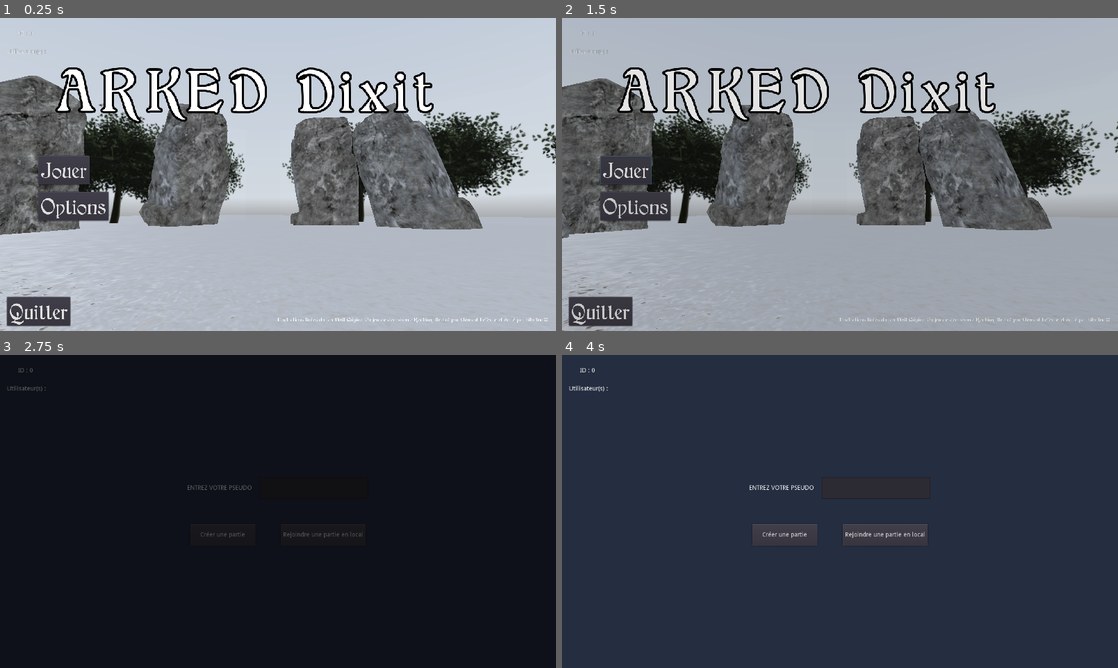
Above: before the commit, frames 1-4 (two rows, left to right).
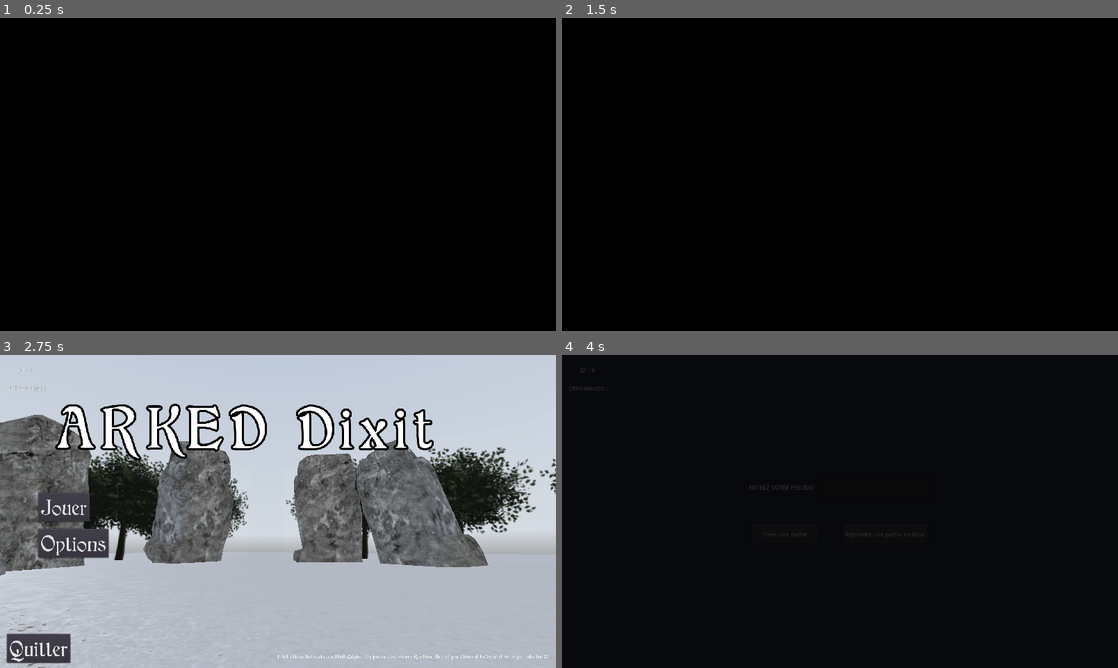
Above: after the commit, the same moments.

Repository: ArthurBajt/ARKED-Dixit-GODOT
Game: Godot game, scene res://Scenes/Intro&Outro/Intro.tscn
The game is run twice, just before and just after one commit, with the same random seed, the same clock (stepped at 60 frames per second) and the same inputs. Before the commit the project starts from res://Scenes/MenuPrincipal/MenuPrincipal.tscn. A sky picture missing from this copy of the repository is replaced by a grey-blue gradient.
Inputs (mouse positions are in pixels of both pictures, inside the frame that each line leads up to):
- Up to frame 1 (0.25 s): no input
- Up to frame 2 (1.5 s): click (634, 205) at 0.5 s, where only the run before the commit has a clickable "Options"; click (623, 171) at 1.25 s, where only the run before the commit has a clickable "Jouer"
- Up to frame 3 (2.75 s): click "Options" at 2 s
- Up to frame 4 (4 s): click (623, 508) at 2.75 s, where only the run after the commit has a clickable "Jouer"; click (623, 508) at 3.5 s, where only the run after the commit has a clickable "Jouer"

The runs differ from the first frame. In frame 1, 95% of the frame differs, in the area x 0-100%, y 0-100%; in frame 2, 95%; in frame 3, 96%; in frame 4, 100%.

Commit message:
Option UI et Intro/outro

Diff:
--- /dev/null
+++ b/Assets/Font/CatChild_base_24.tres
@@ -0,0 +1,7 @@
+[gd_resource type="DynamicFont" load_steps=2 format=2]
+
+[ext_resource path="res://Assets/Font/CATChilds.ttf" type="DynamicFontData" id=1]
+
+[resource]
+size = 24
+font_data = ExtResource( 1 )
--- a/Assets/Values/Strings.json
+++ b/Assets/Values/Strings.json
@@ -4,9 +4,17 @@
   "titreJeu": "ARKED Dixit",
   "copyright": "Illustrations tirées du jeu Dixit Origins. Un jeu de Jean-Louis Roubira, illustré par Clément Lefèvre et édité par Libellud©",
 
+  "introDisclamer": "Ce jeu est une preuve de concept pour un projet universitaire.\nIl n'est pas destiné à être distribué.",
+
+  "outroMessage": "Merci d'avoir jouer.",
+
   "btnJouer": "Jouer",
   "btnOptions": "Options",
   "btnQuitter": "Quitter",
+
+  "optionsTitre":"Options",
+  "optionsMusique":"Musique",
+  "optionsSfx":"SFX",
 
   "buttonCreer": "Créer une partie",
   "buttonRejoindre": "Rejoindre une partie en local",
--- /dev/null
+++ b/Scenes/Intro&Outro/Intro.gd
@@ -0,0 +1,17 @@
+extends Node
+
+func _ready():
+	$AnimationPlayer.connect("animation_finished", self, "skip")
+
+	$Ui/Bk/VBoxContainer/disclamer.text = R.getString("introDisclamer")
+	$Ui/Bk/VBoxContainer2/copyRight.text = R.getString("copyright")
+	$AnimationPlayer.play("intro")
+
+
+func _input(event):
+	if event.is_pressed():
+		self.skip()
+
+func skip(_value=null):
+	$AnimationPlayer.disconnect("animation_finished", self, "skip")
+	Transition.transitionVers("res://Scenes/MenuPrincipal/MenuPrincipal.tscn")
--- /dev/null
+++ b/Scenes/Intro&Outro/Intro.tscn
@@ -0,0 +1,147 @@
+[gd_scene load_steps=5 format=2]
+
+[ext_resource path="res://Scenes/Intro&Outro/Intro.gd" type="Script" id=1]
+[ext_resource path="res://Assets/Font/CatChild_base_48.tres" type="DynamicFont" id=2]
+[ext_resource path="res://Assets/Font/CatChild_base_24.tres" type="DynamicFont" id=3]
+
+[sub_resource type="Animation" id=1]
+resource_name = "intro"
+length = 7.0
+tracks/0/type = "bezier"
+tracks/0/path = NodePath("Ui/Bk/VBoxContainer/disclamer:modulate:r")
+tracks/0/interp = 1
+tracks/0/loop_wrap = true
+tracks/0/imported = false
+tracks/0/enabled = true
+tracks/0/keys = {
+"points": PoolRealArray( 1, -0.25, 0, 0.25, 0, 1, -0.25, 0, 0.25, 0, 1, -0.25, 0, 0.25, 0, 1, -0.25, 0, 0.25, 0, 1, -0.25, 0, 0.25, 0 ),
+"times": PoolRealArray( 0, 0.5, 1, 3.5, 4 )
+}
+tracks/1/type = "bezier"
+tracks/1/path = NodePath("Ui/Bk/VBoxContainer/disclamer:modulate:g")
+tracks/1/interp = 1
+tracks/1/loop_wrap = true
+tracks/1/imported = false
+tracks/1/enabled = true
+tracks/1/keys = {
+"points": PoolRealArray( 1, -0.25, 0, 0.25, 0, 1, -0.25, 0, 0.25, 0, 1, -0.25, 0, 0.25, 0, 1, -0.25, 0, 0.25, 0, 1, -0.25, 0, 0.25, 0 ),
+"times": PoolRealArray( 0, 0.5, 1, 3.5, 4 )
+}
+tracks/2/type = "bezier"
+tracks/2/path = NodePath("Ui/Bk/VBoxContainer/disclamer:modulate:b")
+tracks/2/interp = 1
+tracks/2/loop_wrap = true
+tracks/2/imported = false
+tracks/2/enabled = true
+tracks/2/keys = {
+"points": PoolRealArray( 1, -0.25, 0, 0.25, 0, 1, -0.25, 0, 0.25, 0, 1, -0.25, 0, 0.25, 0, 1, -0.25, 0, 0.25, 0, 1, -0.25, 0, 0.25, 0 ),
+"times": PoolRealArray( 0, 0.5, 1, 3.5, 4 )
+}
+tracks/3/type = "bezier"
+tracks/3/path = NodePath("Ui/Bk/VBoxContainer/disclamer:modulate:a")
+tracks/3/interp = 1
+tracks/3/loop_wrap = true
+tracks/3/imported = false
+tracks/3/enabled = true
+tracks/3/keys = {
+"points": PoolRealArray( 0, -0.25, 0, 0.25, 0, 0, -0.25, 0, 0.25, 0, 1, -0.25, 0, 0.25, 0, 1, -0.25, 0, 0.25, 0, 0, -0.25, 0, 0.25, 0 ),
+"times": PoolRealArray( 0, 0.5, 1, 3.5, 4 )
+}
+tracks/4/type = "bezier"
+tracks/4/path = NodePath("Ui/Bk/VBoxContainer2/copyRight:modulate:r")
+tracks/4/interp = 1
+tracks/4/loop_wrap = true
+tracks/4/imported = false
+tracks/4/enabled = true
+tracks/4/keys = {
+"points": PoolRealArray( 1, -0.25, 0, 0.25, 0, 1, -0.25, 0, 0.25, 0, 1, -0.25, 0, 0.25, 0, 1, -0.25, 0, 0.25, 0, 1, -0.25, 0, 0.25, 0 ),
+"times": PoolRealArray( 0, 4, 4.5, 6.5, 7 )
+}
+tracks/5/type = "bezier"
+tracks/5/path = NodePath("Ui/Bk/VBoxContainer2/copyRight:modulate:g")
+tracks/5/interp = 1
+tracks/5/loop_wrap = true
+tracks/5/imported = false
+tracks/5/enabled = true
+tracks/5/keys = {
+"points": PoolRealArray( 1, -0.25, 0, 0.25, 0, 1, -0.25, 0, 0.25, 0, 1, -0.25, 0, 0.25, 0, 1, -0.25, 0, 0.25, 0, 1, -0.25, 0, 0.25, 0 ),
+"times": PoolRealArray( 0, 4, 4.5, 6.5, 7 )
+}
+tracks/6/type = "bezier"
+tracks/6/path = NodePath("Ui/Bk/VBoxContainer2/copyRight:modulate:b")
+tracks/6/interp = 1
+tracks/6/loop_wrap = true
+tracks/6/imported = false
+tracks/6/enabled = true
+tracks/6/keys = {
+"points": PoolRealArray( 1, -0.25, 0, 0.25, 0, 1, -0.25, 0, 0.25, 0, 1, -0.25, 0, 0.25, 0, 1, -0.25, 0, 0.25, 0, 1, -0.25, 0, 0.25, 0 ),
+"times": PoolRealArray( 0, 4, 4.5, 6.5, 7 )
+}
+tracks/7/type = "bezier"
+tracks/7/path = NodePath("Ui/Bk/VBoxContainer2/copyRight:modulate:a")
+tracks/7/interp = 1
+tracks/7/loop_wrap = true
+tracks/7/imported = false
+tracks/7/enabled = true
+tracks/7/keys = {
+"points": PoolRealArray( 0, -0.25, 0, 0.25, 0, 0, -0.25, 0, 0.25, 0, 1, -0.25, 0, 0.25, 0, 1, -0.25, 0, 0.25, 0, 0, -0.25, 0, 0.25, 0 ),
+"times": PoolRealArray( 0, 4, 4.5, 6.5, 7 )
+}
+
+[node name="Intro" type="Node"]
+script = ExtResource( 1 )
+
+[node name="Ui" type="Control" parent="."]
+anchor_right = 1.0
+anchor_bottom = 1.0
+__meta__ = {
+"_edit_use_anchors_": false
+}
+
+[node name="Bk" type="ColorRect" parent="Ui"]
+anchor_right = 1.0
+anchor_bottom = 1.0
+color = Color( 0, 0, 0, 1 )
+__meta__ = {
+"_edit_use_anchors_": false
+}
+
+[node name="VBoxContainer" type="VBoxContainer" parent="Ui/Bk"]
+anchor_right = 1.0
+anchor_bottom = 1.0
+alignment = 1
+__meta__ = {
+"_edit_use_anchors_": false
+}
+
+[node name="disclamer" type="Label" parent="Ui/Bk/VBoxContainer"]
+modulate = Color( 1, 1, 1, 0 )
+margin_top = 330.0
+margin_right = 1280.0
+margin_bottom = 390.0
+custom_fonts/font = ExtResource( 2 )
+text = "Ce jeu est une preuve de concept..."
+align = 1
+__meta__ = {
+"_edit_use_anchors_": false
+}
+
+[node name="VBoxContainer2" type="VBoxContainer" parent="Ui/Bk"]
+anchor_right = 1.0
+anchor_bottom = 1.0
+alignment = 1
+__meta__ = {
+"_edit_use_anchors_": false
+}
+
+[node name="copyRight" type="Label" parent="Ui/Bk/VBoxContainer2"]
+modulate = Color( 1, 1, 1, 0 )
+margin_top = 345.0
+margin_right = 1280.0
+margin_bottom = 375.0
+custom_fonts/font = ExtResource( 3 )
+text = "copyright copyright ..."
+align = 1
+
+[node name="AnimationPlayer" type="AnimationPlayer" parent="."]
+anims/intro = SubResource( 1 )
--- /dev/null
+++ b/Scenes/Intro&Outro/Outro.gd
@@ -0,0 +1,16 @@
+extends Node
+
+
+func _ready():
+	$Ui/ColorRect/VBoxContainer/outroMessage.text = R.getString("outroMessage")
+	$AnimationPlayer.connect("animation_finished", self, "skip")
+	$AnimationPlayer.play("outro")
+
+
+func _input(event):
+	if event.is_pressed():
+		self.skip()
+
+
+func skip(_value=null):
+	get_tree().quit()
--- /dev/null
+++ b/Scenes/Intro&Outro/Outro.tscn
@@ -0,0 +1,83 @@
+[gd_scene load_steps=4 format=2]
+
+[ext_resource path="res://Scenes/Intro&Outro/Outro.gd" type="Script" id=1]
+[ext_resource path="res://Assets/Font/CatChild_base_48.tres" type="DynamicFont" id=2]
+
+[sub_resource type="Animation" id=1]
+resource_name = "outro"
+length = 3.0
+tracks/0/type = "bezier"
+tracks/0/path = NodePath("Ui/ColorRect/VBoxContainer/outroMessage:modulate:r")
+tracks/0/interp = 1
+tracks/0/loop_wrap = true
+tracks/0/imported = false
+tracks/0/enabled = true
+tracks/0/keys = {
+"points": PoolRealArray( 1, -0.25, 0, 0.25, 0, 1, -0.25, 0, 0.25, 0, 1, -0.25, 0, 0.25, 0 ),
+"times": PoolRealArray( 0, 2, 3 )
+}
+tracks/1/type = "bezier"
+tracks/1/path = NodePath("Ui/ColorRect/VBoxContainer/outroMessage:modulate:g")
+tracks/1/interp = 1
+tracks/1/loop_wrap = true
+tracks/1/imported = false
+tracks/1/enabled = true
+tracks/1/keys = {
+"points": PoolRealArray( 1, -0.25, 0, 0.25, 0, 1, -0.25, 0, 0.25, 0, 1, -0.25, 0, 0.25, 0 ),
+"times": PoolRealArray( 0, 2, 3 )
+}
+tracks/2/type = "bezier"
+tracks/2/path = NodePath("Ui/ColorRect/VBoxContainer/outroMessage:modulate:b")
+tracks/2/interp = 1
+tracks/2/loop_wrap = true
+tracks/2/imported = false
+tracks/2/enabled = true
+tracks/2/keys = {
+"points": PoolRealArray( 1, -0.25, 0, 0.25, 0, 1, -0.25, 0, 0.25, 0, 1, -0.25, 0, 0.25, 0 ),
+"times": PoolRealArray( 0, 2, 3 )
+}
+tracks/3/type = "bezier"
+tracks/3/path = NodePath("Ui/ColorRect/VBoxContainer/outroMessage:modulate:a")
+tracks/3/interp = 1
+tracks/3/loop_wrap = true
+tracks/3/imported = false
+tracks/3/enabled = true
+tracks/3/keys = {
+"points": PoolRealArray( 1, -0.25, 0, 0.25, 0, 1, -0.25, 0, 0.25, 0, 0, -0.25, 0, 0.25, 0 ),
+"times": PoolRealArray( 0, 2, 3 )
+}
+
+[node name="Outro" type="Node"]
+script = ExtResource( 1 )
+
+[node name="Ui" type="Control" parent="."]
+anchor_right = 1.0
+anchor_bottom = 1.0
+__meta__ = {
+"_edit_use_anchors_": false
+}
+
+[node name="ColorRect" type="ColorRect" parent="Ui"]
+anchor_right = 1.0
+anchor_bottom = 1.0
+color = Color( 0, 0, 0, 1 )
+__meta__ = {
+"_edit_use_anchors_": false
+}
+
+[node name="VBoxContainer" type="VBoxContainer" parent="Ui/ColorRect"]
+anchor_right = 1.0
+anchor_bottom = 1.0
+alignment = 2
+
+[node name="outroMessage" type="Label" parent="Ui/ColorRect/VBoxContainer"]
+modulate = Color( 1, 1, 1, 0 )
+margin_top = 660.0
+margin_right = 1280.0
+margin_bottom = 720.0
+custom_fonts/font = ExtResource( 2 )
+text = "Merci d'avoir jouer."
+align = 2
+
+[node name="AnimationPlayer" type="AnimationPlayer" parent="."]
+anims/outro = SubResource( 1 )
--- /dev/null
+++ b/Scenes/Options/Options.gd
@@ -0,0 +1,26 @@
+class_name Options
+extends Node
+
+onready var labelTitre = $HBoxContainer/Panel/VBoxContainer/LabelTitre
+
+
+func _ready():
+	self.cache()
+
+	$HBoxContainer/Panel/VBoxContainer/LabelTitre.text = R.getString("optionsTitre")
+	$HBoxContainer/Panel/VBoxContainer/LabelMusique.text = R.getString("optionsMusique")
+	$HBoxContainer/Panel/VBoxContainer/LabelSfx.text = R.getString("optionsSfx")
+
+
+func affiche():
+	get_parent().move_child( self, get_parent().get_child_count())
+	self.visible = true
+
+
+func cache():
+	self.visible = false
+
+
+
+func _on_ButtonFermer_pressed():
+	self.cache()
--- /dev/null
+++ b/Scenes/Options/Options.tscn
@@ -0,0 +1,155 @@
+[gd_scene load_steps=5 format=2]
+
+[ext_resource path="res://Assets/Font/CatChild_base_64.tres" type="DynamicFont" id=1]
+[ext_resource path="res://Scenes/Options/Options.gd" type="Script" id=2]
+[ext_resource path="res://Assets/Font/CatChild_base_12.tres" type="DynamicFont" id=3]
+[ext_resource path="res://Assets/Font/CatChild_base_48.tres" type="DynamicFont" id=4]
+
+[node name="Options" type="Control"]
+anchor_right = 1.0
+anchor_bottom = 1.0
+script = ExtResource( 2 )
+__meta__ = {
+"_edit_use_anchors_": false
+}
+
+[node name="ColorRect" type="ColorRect" parent="."]
+anchor_right = 1.0
+anchor_bottom = 1.0
+color = Color( 0, 0, 0, 0.784314 )
+__meta__ = {
+"_edit_use_anchors_": false
+}
+
+[node name="HBoxContainer" type="HBoxContainer" parent="."]
+anchor_right = 1.0
+anchor_bottom = 1.0
+alignment = 1
+__meta__ = {
+"_edit_use_anchors_": false
+}
+
+[node name="Panel" type="Panel" parent="HBoxContainer"]
+margin_left = 390.0
+margin_right = 890.0
+margin_bottom = 720.0
+rect_min_size = Vector2( 500, 500 )
+__meta__ = {
+"_edit_use_anchors_": false
+}
+
+[node name="VBoxContainer" type="VBoxContainer" parent="HBoxContainer/Panel"]
+anchor_right = 1.0
+anchor_bottom = 1.0
+alignment = 1
+__meta__ = {
+"_edit_use_anchors_": false
+}
+
+[node name="LabelTitre" type="Label" parent="HBoxContainer/Panel/VBoxContainer"]
+margin_top = 232.0
+margin_right = 500.0
+margin_bottom = 311.0
+custom_fonts/font = ExtResource( 1 )
+text = "Options"
+align = 1
+valign = 1
+
+[node name="LabelMusique" type="Label" parent="HBoxContainer/Panel/VBoxContainer"]
+margin_top = 315.0
+margin_right = 500.0
+margin_bottom = 375.0
+custom_fonts/font = ExtResource( 4 )
+text = "Musique"
+align = 1
+valign = 1
+
+[node name="HBoxMusique" type="HBoxContainer" parent="HBoxContainer/Panel/VBoxContainer"]
+margin_top = 379.0
+margin_right = 500.0
+margin_bottom = 399.0
+alignment = 1
+__meta__ = {
+"_edit_use_anchors_": false
+}
+
+[node name="ButtonMusiqueMoins" type="Button" parent="HBoxContainer/Panel/VBoxContainer/HBoxMusique"]
+margin_left = 206.0
+margin_right = 226.0
+margin_bottom = 20.0
+rect_pivot_offset = Vector2( -1283.07, -114.851 )
+text = "<"
+
+[node name="LabelMusiqueValeur" type="Label" parent="HBoxContainer/Panel/VBoxContainer/HBoxMusique"]
+margin_left = 230.0
+margin_top = 2.0
+margin_right = 270.0
+margin_bottom = 17.0
+custom_fonts/font = ExtResource( 3 )
+text = "----------"
+align = 1
+valign = 1
+
+[node name="ButtonMusiquePlus" type="Button" parent="HBoxContainer/Panel/VBoxContainer/HBoxMusique"]
+margin_left = 274.0
+margin_right = 294.0
+margin_bottom = 20.0
+rect_pivot_offset = Vector2( -1283.07, -114.851 )
+text = ">"
+
+[node name="LabelSfx" type="Label" parent="HBoxContainer/Panel/VBoxContainer"]
+margin_top = 403.0
+margin_right = 500.0
+margin_bottom = 463.0
+custom_fonts/font = ExtResource( 4 )
+text = "SFX"
+align = 1
+valign = 1
+__meta__ = {
+"_edit_use_anchors_": false
+}
+
+[node name="HBoxSfx" type="HBoxContainer" parent="HBoxContainer/Panel/VBoxContainer"]
+margin_top = 467.0
+margin_right = 500.0
+margin_bottom = 487.0
+alignment = 1
+__meta__ = {
+"_edit_use_anchors_": false
+}
+
+[node name="ButtonSfxMoins" type="Button" parent="HBoxContainer/Panel/VBoxContainer/HBoxSfx"]
+margin_left = 206.0
+margin_right = 226.0
+margin_bottom = 20.0
+rect_pivot_offset = Vector2( -1283.07, -114.851 )
+text = "<"
+
+[node name="LabelSfxValeur" type="Label" parent="HBoxContainer/Panel/VBoxContainer/HBoxSfx"]
+margin_left = 230.0
+margin_top = 2.0
+margin_right = 270.0
+margin_bottom = 17.0
+custom_fonts/font = ExtResource( 3 )
+text = "----------"
+align = 1
+valign = 1
+
+[node name="ButtonSfxPlus" type="Button" parent="HBoxContainer/Panel/VBoxContainer/HBoxSfx"]
+margin_left = 274.0
+margin_right = 294.0
+margin_bottom = 20.0
+rect_pivot_offset = Vector2( -1283.07, -114.851 )
+text = ">"
+
+[node name="ButtonFermer" type="Button" parent="HBoxContainer/Panel"]
+margin_right = 50.0
+margin_bottom = 66.0
+rect_min_size = Vector2( 50, 50 )
+custom_fonts/font = ExtResource( 4 )
+text = "X"
+__meta__ = {
+"_edit_use_anchors_": false
+}
+
+[connection signal="pressed" from="HBoxContainer/Panel/ButtonFermer" to="." method="_on_ButtonFermer_pressed"]
--- a/Scenes/TransitionScene/TransitionScene.tscn
+++ b/Scenes/TransitionScene/TransitionScene.tscn
@@ -47,6 +47,7 @@
 
 [sub_resource type="Animation" id=2]
 resource_name = "fadeOut"
+length = 0.5
 tracks/0/type = "bezier"
 tracks/0/path = NodePath("ColorRect:color:r")
 tracks/0/interp = 1
@@ -55,7 +56,7 @@
 tracks/0/enabled = true
 tracks/0/keys = {
 "points": PoolRealArray( 0, -0.25, 0, 0.25, 0, 0, -0.25, 0, 0.25, 0 ),
-"times": PoolRealArray( 0, 1 )
+"times": PoolRealArray( 0, 0.5 )
 }
 tracks/1/type = "bezier"
 tracks/1/path = NodePath("ColorRect:color:g")
@@ -65,7 +66,7 @@
 tracks/1/enabled = true
 tracks/1/keys = {
 "points": PoolRealArray( 0, -0.25, 0, 0.25, 0, 0, -0.25, 0, 0.25, 0 ),
-"times": PoolRealArray( 0, 1 )
+"times": PoolRealArray( 0, 0.5 )
 }
 tracks/2/type = "bezier"
 tracks/2/path = NodePath("ColorRect:color:b")
@@ -75,7 +76,7 @@
 tracks/2/enabled = true
 tracks/2/keys = {
 "points": PoolRealArray( 0, -0.25, 0, 0.25, 0, 0, -0.25, 0, 0.25, 0 ),
-"times": PoolRealArray( 0, 1 )
+"times": PoolRealArray( 0, 0.5 )
 }
 tracks/3/type = "bezier"
 tracks/3/path = NodePath("ColorRect:color:a")
@@ -85,7 +86,7 @@
 tracks/3/enabled = true
 tracks/3/keys = {
 "points": PoolRealArray( 1, -0.25, 0, 0.25, 0, 0, -0.25, 0, 0.25, 0 ),
-"times": PoolRealArray( 0, 1 )
+"times": PoolRealArray( 0, 0.5 )
 }
 
 [node name="TransitionScene" type="Control"]
--- a/Scripts/Globals.gd
+++ b/Scripts/Globals.gd
@@ -15,24 +15,32 @@
 				ATTENTE_PROCHAINE_MANCHE	# Conteur & Joueur	8
 				}
 
+
+func _ready():
+	self.options = self.NODE_OPTIONS.instance()
+	get_parent().call_deferred("add_child", self.options)
+
+
 func setDebug(value: bool):
 	isDebug = value
 
 
 func quitter():
-	get_tree().quit()
+	Transition.transitionVers("res://Scenes/Intro&Outro/Outro.tscn")
 
 
 # ==================
 #	Options
+const NODE_OPTIONS = preload("res://Scenes/Options/Options.tscn")
+var options: Options
 
 func optionAffiche():
 	""" Si on fait une Ui pour des options """
-	print("affiche options")
+	self.options.affiche()
 	pass
 
 
 func optionCache():
 	""" Si on fait une Ui pour des options, on la cache. """
-	print("cache options")
+	self.options.cache()
 	pass
--- a/project.godot
+++ b/project.godot
@@ -25,6 +25,11 @@
 "path": "res://Scenes/Joueur/Joueur.gd"
 }, {
 "base": "Node",
+"class": "Options",
+"language": "GDScript",
+"path": "res://Scenes/Options/Options.gd"
+}, {
+"base": "Node",
 "class": "Pioche",
 "language": "GDScript",
 "path": "res://Scenes/Pioche/Pioche.gd"
@@ -38,6 +43,7 @@
 "Carte": "",
 "Chat": "",
 "Joueur": "",
+"Options": "",
 "Pioche": "",
 "TransitionScene": ""
 }
@@ -45,7 +51,7 @@
 [application]
 
 config/name="ARKED-Dixit-GODOT"
-run/main_scene="res://Scenes/MenuPrincipal/MenuPrincipal.tscn"
+run/main_scene="res://Scenes/Intro&Outro/Intro.tscn"
 config/icon="res://icon.png"
 config/windows_native_icon="res://icone.ico"
 
